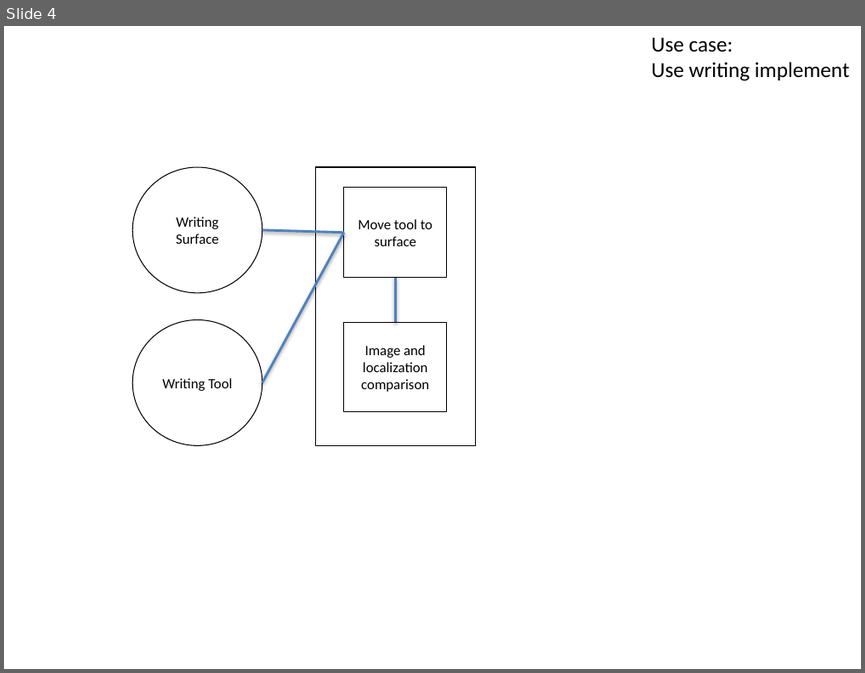
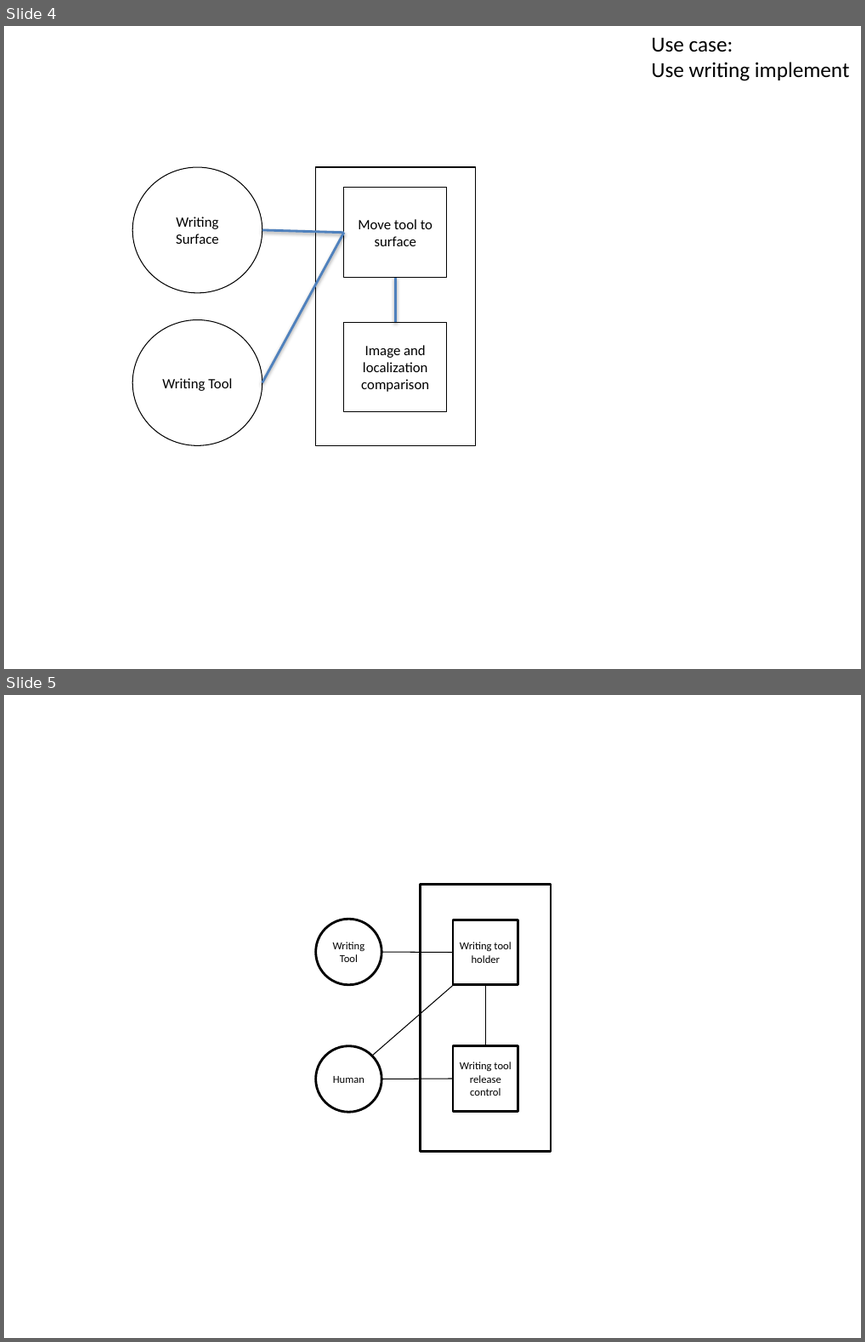
Before and after one commit to rachelholladay/robotics_capstone, a slide deck: requirements/examples/model_template.pptx. Shown one above the other, each under a label of ours: slide 4 before the commit, slides 4 and 5 after it. The pictures are 865x673 and 865x1342 pixels, drawn with LibreOffice and Linux fonts; fonts in the diff are those of the drawing. Boxes give left, top, right and bottom in pixels: in the first picture for what was removed or moved away, otherwise in the second. Text is boxed around its words. In the diff, an @@ line names an element or a change of style, - is before the commit and + after.

```diff
--- a/requirements/examples/model_template.pptx
+++ b/requirements/examples/model_template.pptx
@@ slide 5 added at <box>4,695,861,1338</box>, background #FFFFFF @@
@@ rectangle added at <box>420,884,551,1151</box>, outline #000000 2 pt @@
@@ ellipse added at <box>316,919,382,985</box>, fill #FFFFFF, outline #000000 2 pt, 9 pt, text #000000 @@
+Writing Tool
@@ rectangle added at <box>453,919,518,985</box>, fill #FFFFFF, outline #000000 2 pt, 9 pt, text #000000 @@
+Writing tool holder
@@ line added from (382, 952) to (453, 952), #000000 0.75 pt @@
@@ line added from (371, 1055) to (453, 986), #000000 0.75 pt @@
@@ line added from (485, 985) to (485, 1045), #000000 0.75 pt @@
@@ ellipse added at <box>316,1045,382,1111</box>, fill #FFFFFF, outline #000000 2 pt, 9 pt, text #000000 @@
+Human
@@ rectangle added at <box>453,1045,518,1111</box>, fill #FFFFFF, outline #000000 2 pt, 9 pt, text #000000 @@
+Writing tool release control
@@ line added from (382, 1079) to (453, 1078), #000000 0.75 pt @@
```
Also in this commit, not shown: 2 other slides added, 1 other file.
